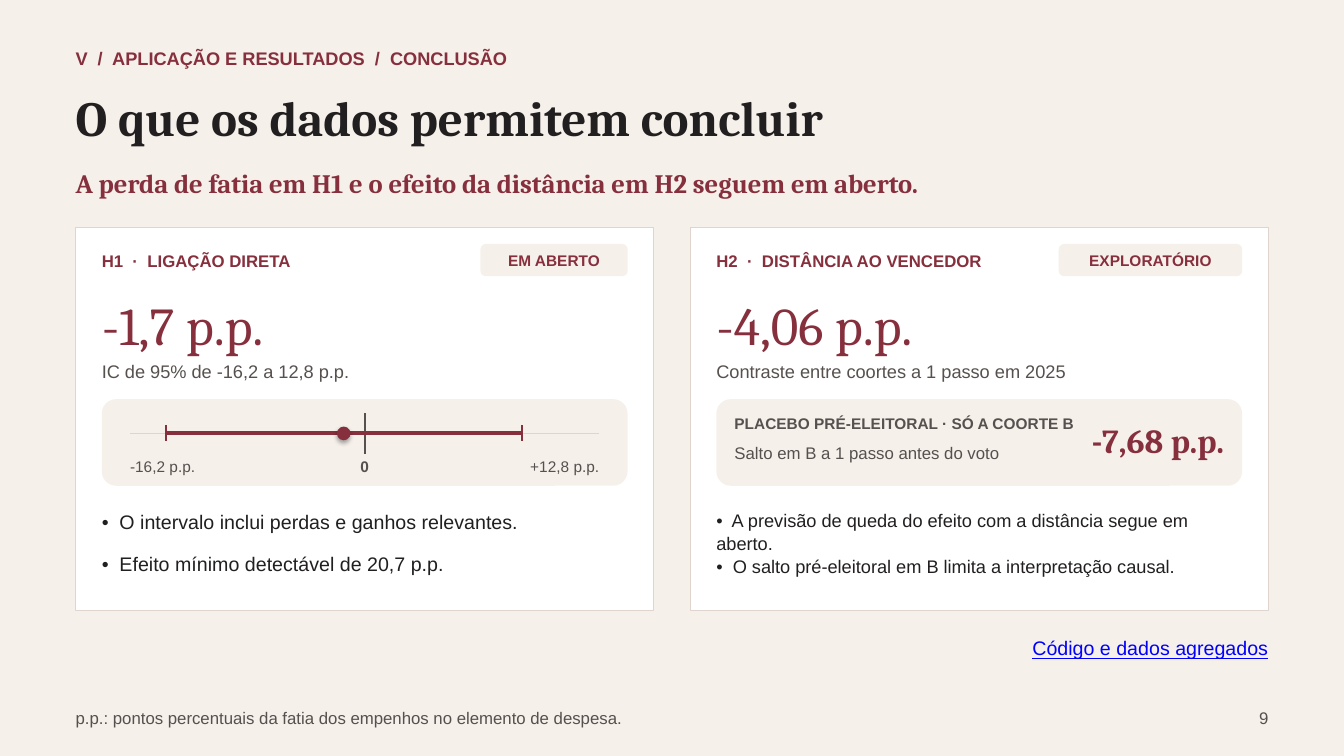
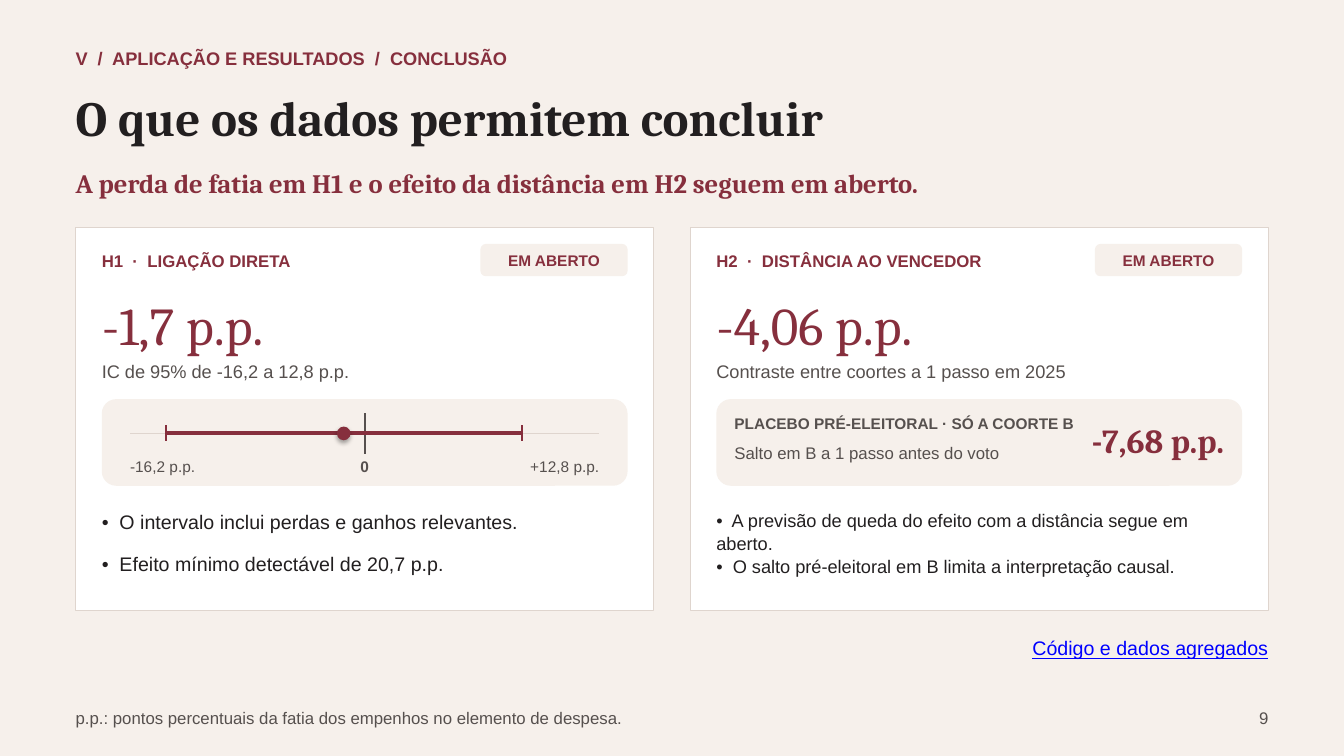
Before and after one commit to rafaelt0/redes-empresariais-alternancia-politica, a slide deck: slide 9 of output/deck.pptx. Drawn at 1344x756 pixels with LibreOffice and Linux fonts; fonts in the diff are those of the drawing. Boxes give left, top, right and bottom in pixels: in the first picture for what was removed or moved away, otherwise in the second. Text is boxed around its words. In the diff, an @@ line names an element or a change of style, - is before the commit and + after.

```diff
--- a/output/deck.pptx
+++ b/output/deck.pptx
@@ rounded rectangle: place and size @@
-rounded rectangle at (1059,244,1242,276)
+rounded rectangle at (1095,244,1242,276)
@@ text at (1123,255,1214,266): text changed @@
-EXPLORATÓRIO
+EM ABERTO
```
Also in this commit, not shown: 3 other slides changed, 6 other files.
